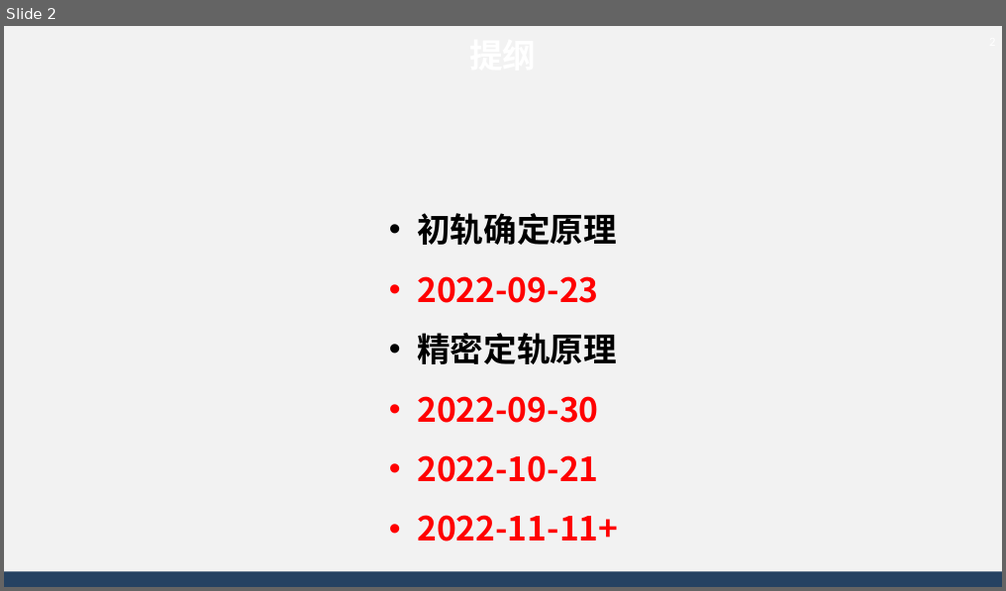
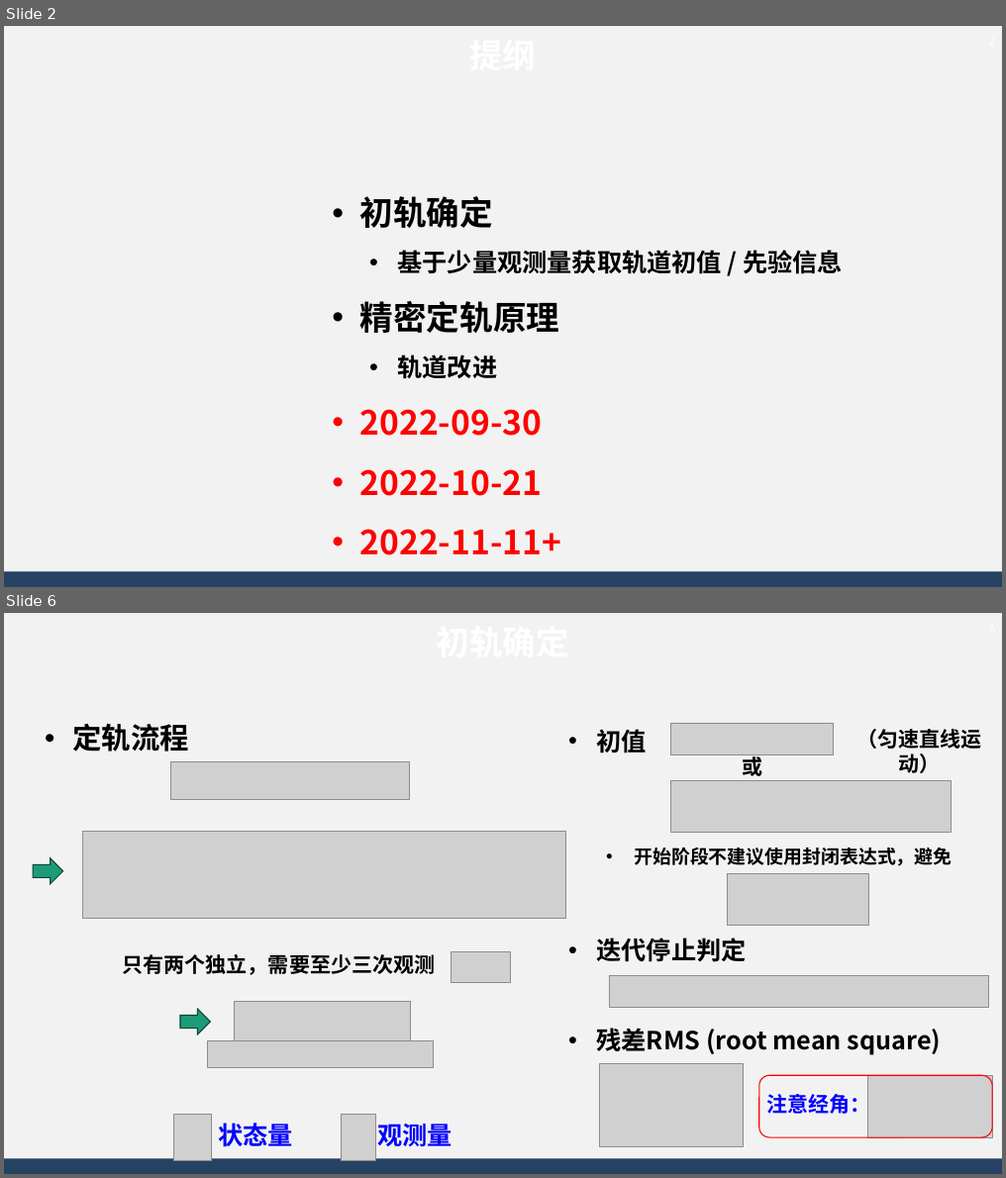
Before and after one commit to AsBackup/DAOSSA, a slide deck: 12 初轨确定和精密定轨原理.pptx. Shown one above the other, each under a label of ours: slide 2 before the commit, slides 2 and 6 after it; the slides between them are not shown. The pictures are 1006x591 and 1006x1178 pixels, drawn with LibreOffice and Linux fonts; fonts in the diff are those of the drawing; grey boxes stand for pictures; background and template pictures are left out. Boxes give left, top, right and bottom in pixels: in the first picture for what was removed or moved away, otherwise in the second. Text is boxed around its words. In the diff, an @@ line names an element or a change of style, - is before the commit and + after.

```diff
--- a/12 初轨确定和精密定轨原理.pptx
+++ b/12 初轨确定和精密定轨原理.pptx
@@ slide 6 added at (4, 613, 1002, 1174), background #F2F2F2; not listed: 1 template element that a slide beside it also shows @@
@@ page number added at (966, 613, 1002, 643), 12 pt, text #FFFFFF @@
+6
@@ text added at (72, 724, 188, 752), 28 pt, text #000000, bold @@
+• 定轨流程
@@ text added at (597, 729, 951, 1056), 24 pt, text #000000, bold @@
+• 初值
+  • 开始阶段不建议使用封闭表达式，避免
+• 迭代停止判定
+• 残差RMS (root mean square)
@@ text added at (597, 729, 746, 962), 32 pt, text #FFFFFF, bold @@
+初轨确定
@@ picture added at (671, 723, 834, 756) @@
@@ text added at (857, 729, 982, 773), 20 pt, text #000000, bold @@
+（匀速直线运动）
@@ text added at (742, 755, 762, 779), 20 pt, text #000000, bold @@
+或
@@ picture added at (170, 761, 409, 799) @@
@@ picture added at (671, 780, 951, 833) @@
@@ picture added at (83, 831, 566, 918) @@
@@ right arrow added at (33, 859, 63, 884), fill #1D9A78, outline #0D4335 1 pt @@
@@ picture added at (727, 874, 869, 926) @@
@@ text added at (123, 955, 435, 975), 20 pt, text #000000, bold @@
+只有两个独立，需要至少三次观测
@@ picture added at (451, 953, 512, 983) @@
@@ picture added at (610, 975, 989, 1008) @@
@@ right arrow added at (180, 1009, 210, 1035), fill #1D9A78, outline #0D4335 1 pt @@
@@ picture added at (234, 1001, 411, 1048) @@
@@ picture added at (208, 1042, 434, 1068) @@
@@ picture added at (599, 1063, 744, 1148) @@
@@ rounded rectangle added at (759, 1075, 992, 1138), outline #FF0000 1 pt @@
@@ picture added at (868, 1075, 992, 1138) @@
@@ picture added at (174, 1115, 211, 1161) @@
@@ picture added at (341, 1115, 376, 1161) @@
@@ text added at (767, 1091, 871, 1117), 20 pt, text #0000FF, bold @@
+注意经角：
@@ text added at (218, 1123, 293, 1148), 24 pt, text #0000FF, bold @@
+状态量
@@ text added at (377, 1124, 452, 1147), 24 pt, text #0000FF, bold @@
+观测量
@@ slide 2 changed as well @@
@@ text "初轨确定": place and size @@
-text "初轨确定" at (417, 213, 618, 542)
+text "初轨确定" at (360, 196, 843, 556)
@@ text at (360, 196, 843, 274): text changed; size 32 to 24 pt; text colour #FF0000 to #000000 @@
-• 初轨确定原理
-• 2022-09-23
+• 初轨确定
+  • 基于少量观测量获取轨道初值 / 先验信息
@@ text at (397, 355, 497, 379): paragraph added @@
+  • 轨道改进
```
Also in this commit, not shown: 4 other slides changed, 12 other slides added, 6 slides removed, 5 other files.
